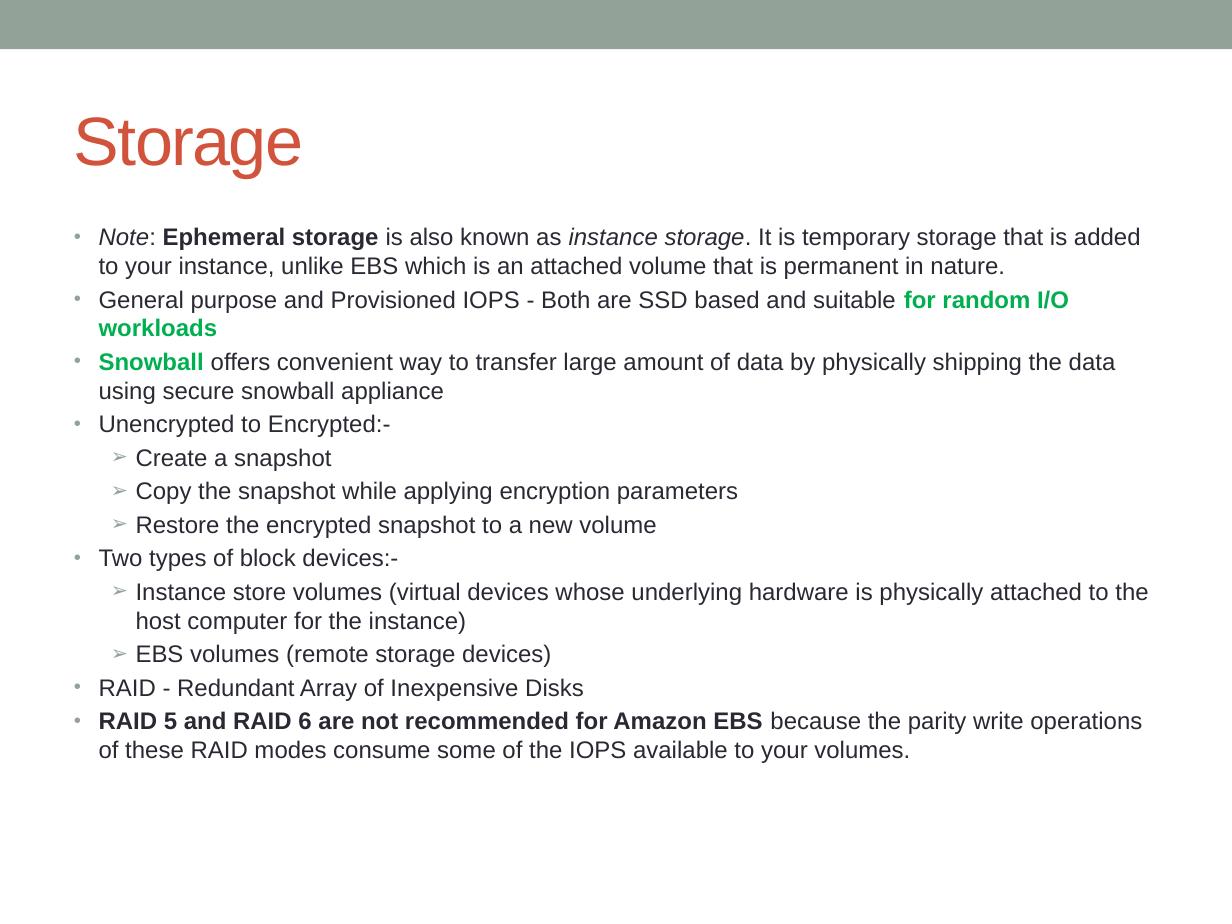
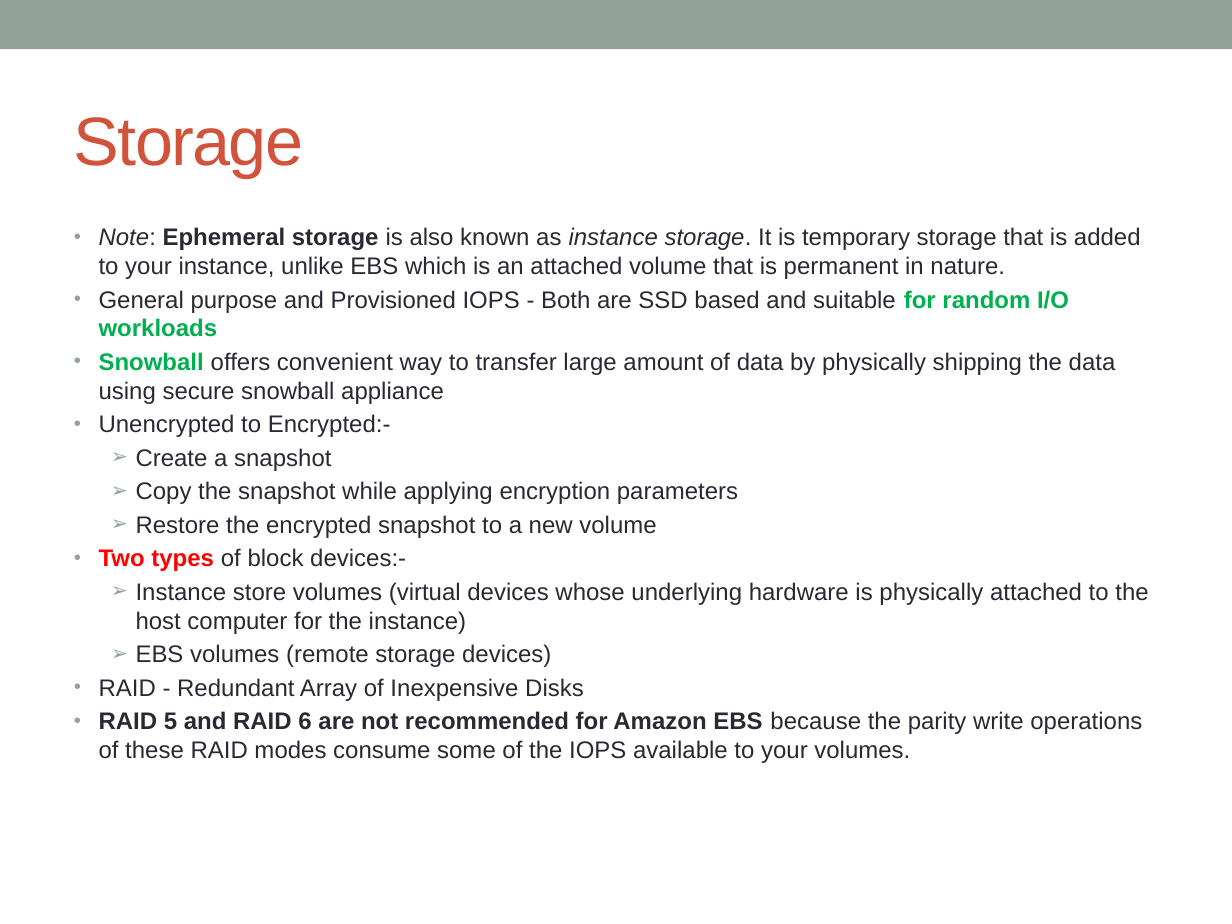
Before and after one commit to notionquest/ProjectDocumentation, a slide deck: slide 35 of AWS_Solution_Architect.pptx. Drawn at 1232x924 pixels with LibreOffice and Linux fonts; fonts in the diff are those of the drawing. Boxes give left, top, right and bottom in pixels: in the first picture for what was removed or moved away, otherwise in the second. Text is boxed around its words. In the diff, an @@ line names an element or a change of style, - is before the commit and + after.

```diff
--- a/AWS_Solution_Architect.pptx
+++ b/AWS_Solution_Architect.pptx
@@ text at box(99, 548, 406, 571): text colour #292934 to #FF0000, bold on in "Two types" @@
```
Also in this commit, not shown: 1 other slide changed, 1 slide added.
